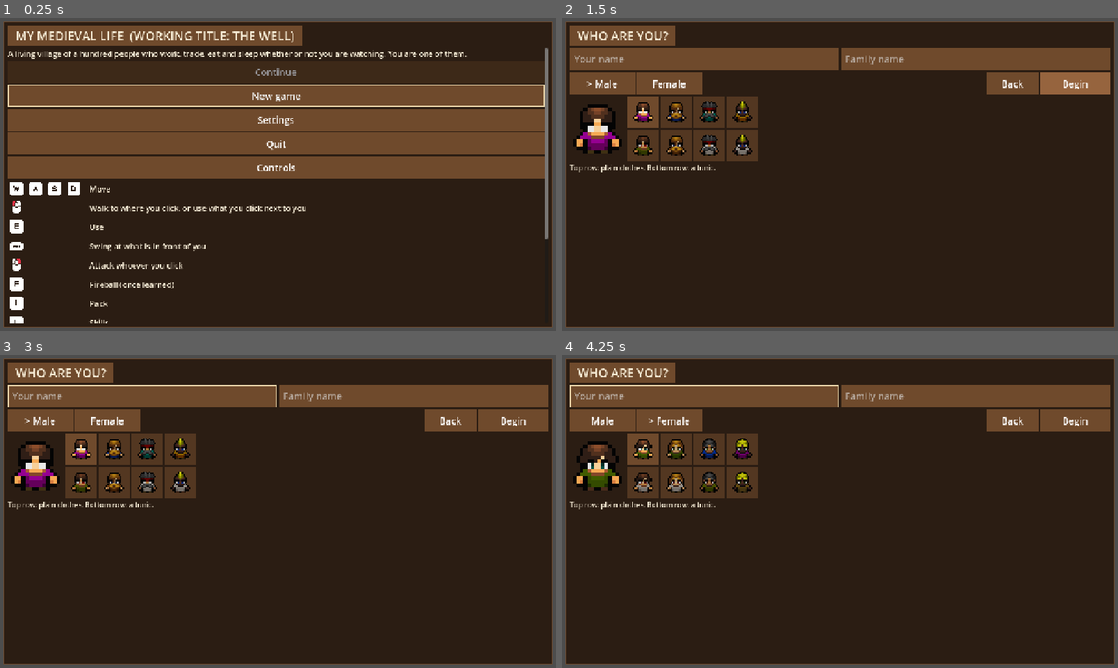
Above: before the commit, frames 1-4 (two rows, left to right).
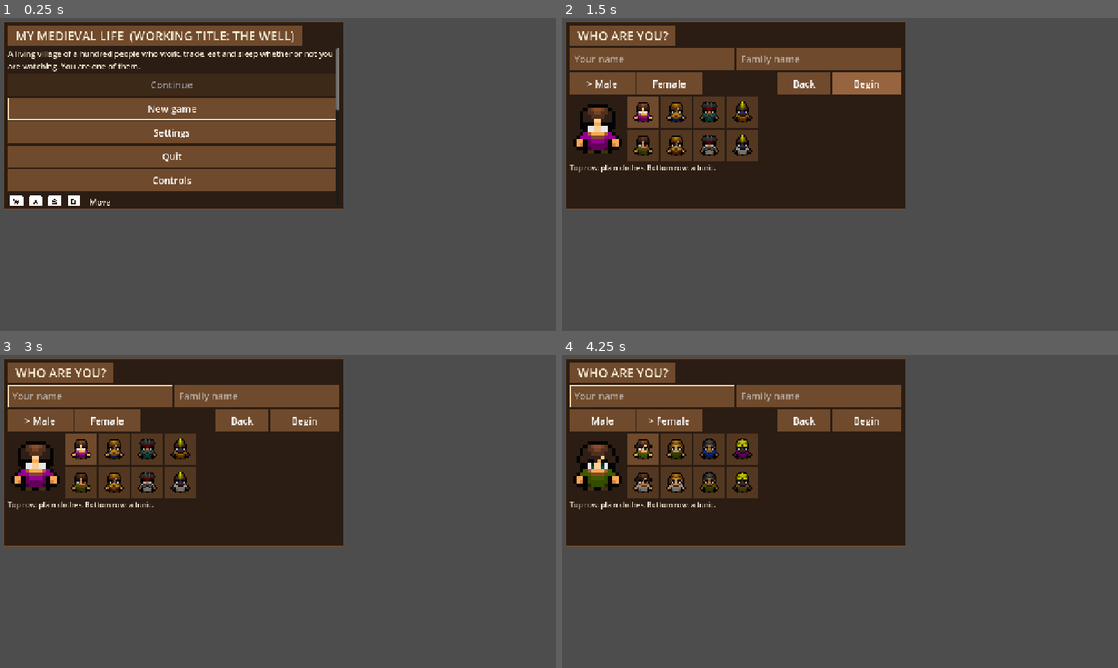
Above: after the commit, the same moments.

Repository: verbal76/My-Medieval-Life
Game: Godot game, scene res://scenes/main.tscn
The game is run twice, just before and just after one commit, with the same random seed, the same clock (stepped at 60 frames per second) and the same inputs.
Inputs:
- Up to frame 1 (0.25 s): no input
- Up to frame 2 (1.5 s): click "New game" at 0.5 s; click "Begin" at 1.25 s
- Up to frame 3 (3 s): click "Begin" at 2 s; click "> Male" at 2.75 s
- Up to frame 4 (4.25 s): click "Female" at 3.5 s

The runs differ from the first frame. In frame 1, 69% of the frame differs, in the area x 0-100%, y 1-99%; in frame 2, 62%; in frame 3, 62%; in frame 4, 62%.

Commit message:
Keep the interface clear of rounded phone corners and cutouts
The owner's phone cut off the title window at the corners: windows were
drawn 8 px from the screen edge. The interface root is now inset by the
device's safe area and, on a phone, by at least 28 x 14 interface units,
so windows, the status box and the corner buttons stay on the visible
screen; the map still fills it. Re-applied when the screen size changes.
start_test checks the phone insets.

Co-Authored-By: Claude Opus 5.5 <noreply@anthropic.com>
Claude-Session: https://claude.ai/code/session_01Twyxni5CnEyE5LMG3EMiFY

Diff:
--- a/game/scripts/ui/game_ui.gd
+++ b/game/scripts/ui/game_ui.gd
@@ -60,6 +60,9 @@
 		[["xbox_button_b"], "Close a window"],
 		[["xbox_stick_r"], "Look around"], [["xbox_stick_r_press"], "Recenter the view on you"], [["xbox_lb"], "Village map"]],
 }
+# On a phone the interface keeps at least this far from the screen edges (interface units; the layout
+# is 450 high): rounded corners on common phones cut off less than this.
+const CORNER_MARGIN := Vector2(28, 14)
 const SCHEME_NAMES := {"touch": "Touch", "kbm": "Keyboard and mouse", "gamepad": "Gamepad"}
 
 
@@ -73,6 +76,29 @@
 	root.theme = _theme()
 	_build_hud()
 	_build_panel()
+	fit_safe_area()
+	get_viewport().size_changed.connect(fit_safe_area)
+
+
+## Keep the whole interface inside the part of the screen that shows: the device's safe area (notches,
+## cutouts, system bars), and on a phone at least CORNER_MARGIN from the edges, so windows, the
+## status box and the corner buttons are not cut off by rounded screen corners.
+func fit_safe_area() -> void:
+	var win := Vector2(DisplayServer.window_get_size())
+	var view := get_viewport().get_visible_rect().size
+	var inset := [0.0, 0.0, 0.0, 0.0]               # left, top, right, bottom, in interface units
+	if win.x > 0 and win.y > 0 and DisplayServer.get_name() != "headless":
+		var safe := Rect2(DisplayServer.get_display_safe_area())
+		var k := view / win
+		inset = [maxf(safe.position.x, 0.0) * k.x, maxf(safe.position.y, 0.0) * k.y,
+			maxf(win.x - safe.end.x, 0.0) * k.x, maxf(win.y - safe.end.y, 0.0) * k.y]
+	if main.settings.phone:
+		inset = [maxf(inset[0], CORNER_MARGIN.x), maxf(inset[1], CORNER_MARGIN.y),
+			maxf(inset[2], CORNER_MARGIN.x), maxf(inset[3], CORNER_MARGIN.y)]
+	root.offset_left = inset[0]
+	root.offset_top = inset[1]
+	root.offset_right = -inset[2]
+	root.offset_bottom = -inset[3]
 
 
 ## A dark box behind text drawn over the map, so it reads on bright ground.
--- a/game/tests/start_test.gd
+++ b/game/tests/start_test.gd
@@ -92,6 +92,13 @@
 				if not listed.has(pad_prompt.get(ev.button_index, "?")):
 					unlisted.append("%s (button %d)" % [action, ev.button_index])
 	check(unlisted.is_empty(), "every gamepad button is on the controls list %s" % [unlisted])
+	# on a phone the interface keeps clear of rounded screen corners
+	main.settings.phone = true
+	ui.fit_safe_area()
+	check(ui.root.offset_left >= GameUI.CORNER_MARGIN.x and ui.root.offset_top >= GameUI.CORNER_MARGIN.y
+		and ui.root.offset_right <= -GameUI.CORNER_MARGIN.x and ui.root.offset_bottom <= -GameUI.CORNER_MARGIN.y, "on a phone, windows and buttons keep clear of the screen corners")
+	main.settings.phone = false
+	ui.fit_safe_area()
 	# 1-3. character creation: a name, a family, a female look in a tunic
 	check(ui.is_open("title"), "the title screen opens")
 	_press("New game")
Not shown, changed: docs/BUILD_DECISIONS.md
